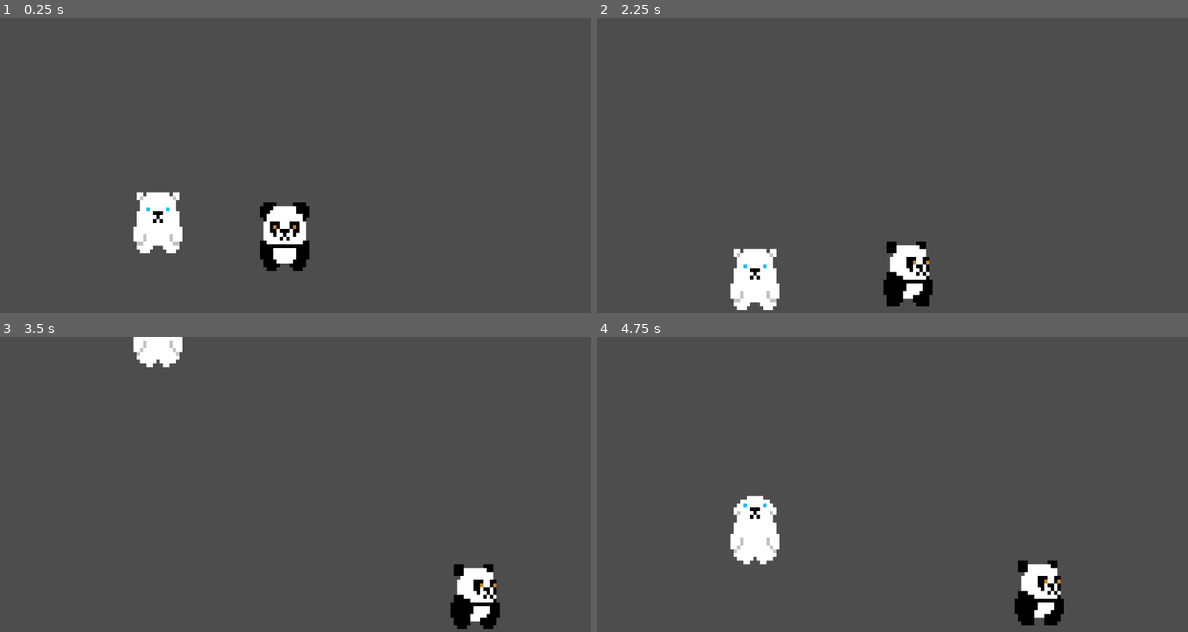
Above: before the commit, frames 1-4 (two rows, left to right).
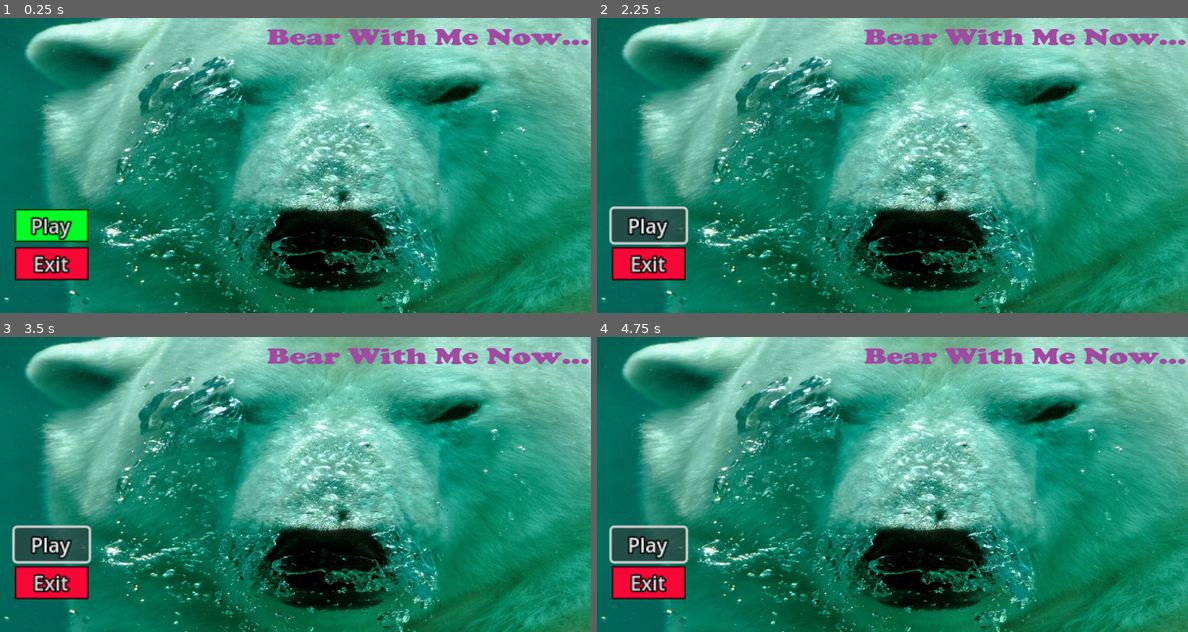
Above: after the commit, the same moments.

Repository: Braden-Kapp/Bear_With_Me_Now
Game: Godot game, scene res://scenes/main_menu.tscn
Same seed, same stepped clock (60 frames per second), same inputs: the game is played once before the commit and once after it. Before the commit the project starts from res://scenes/temp_main.tscn.
Inputs (mouse positions are in pixels of both pictures, inside the frame that each line leads up to):
- Up to frame 1 (0.25 s): no input
- Up to frame 2 (2.25 s): click (650, 224) at 0.5 s, where only the run after the commit has a clickable "Play"; click (650, 224) at 1.25 s, where only the run after the commit has a clickable "Play"; tap Enter at 2 s; hold D (rightPanda) from 2.03 s (still down); hold Q (grabPanda) from 2.03 s (still down)
- Up to frame 3 (3.5 s): keep holding D (rightPanda); tap K (bigjumpPolar) at 2.27, 3.02 s; release Q (grabPanda) at 2.78 s; tap Q (grabPanda) at 2.85 s
- Up to frame 4 (4.75 s): release D (rightPanda) at 3.53 s; hold A (leftPanda) 3.53-4.28 s; hold Q (grabPanda) 3.53-4.28 s; hold D (rightPanda) from 4.28 s (still down); tap Q (grabPanda) at 4.35 s; tap K (bigjumpPolar) at 4.52 s

The runs differ from the first frame. In frame 1, 100% of the frame differs, in the area x 0-100%, y 0-100%; in frame 2, 100%; in frame 3, 100%; in frame 4, 100%.

Commit message:
Finished the first half of menu
I just need to make the play button go to the first menu, or maybe Braden knows where it should go.

Diff:
--- a/project.godot
+++ b/project.godot
@@ -11,7 +11,7 @@
 [application]
 
 config/name="Bear With Me Now"
-run/main_scene="uid://crkvibnwu5r5a"
+run/main_scene="uid://d3yjlinpyndx4"
 config/features=PackedStringArray("4.4", "Forward Plus")
 config/icon="res://icon.svg"
 
--- /dev/null
+++ b/scenes/main_menu.gd
@@ -0,0 +1,5 @@
+extends Control
+
+
+func _on_exit_button_pressed():
+	get_tree().quit()
--- /dev/null
+++ b/scenes/main_menu.tscn
@@ -0,0 +1,74 @@
+[gd_scene load_steps=5 format=3 uid="uid://d3yjlinpyndx4"]
+
+[ext_resource type="Script" uid="uid://dwqg043wbui17" path="res://scenes/main_menu.gd" id="1_l6cm7"]
+[ext_resource type="Texture2D" uid="uid://djb7x2p7b8wb6" path="res://polar-bear-484515_1280.jpg" id="2_ekxnf"]
+
+[sub_resource type="StyleBoxFlat" id="StyleBoxFlat_ekxnf"]
+bg_color = Color(0, 1, 0.145098, 1)
+border_width_left = 2
+border_width_top = 2
+border_width_right = 2
+border_width_bottom = 2
+border_color = Color(0, 0, 0, 1)
+border_blend = true
+
+[sub_resource type="StyleBoxFlat" id="StyleBoxFlat_l6cm7"]
+bg_color = Color(0.972549, 0.027451, 0.211765, 1)
+border_width_left = 2
+border_width_top = 2
+border_width_right = 2
+border_width_bottom = 2
+border_color = Color(0, 0, 0, 1)
+border_blend = true
+
+[node name="MainMenu" type="Control"]
+layout_mode = 3
+anchors_preset = 15
+anchor_right = 1.0
+anchor_bottom = 1.0
+offset_left = 3.0
+offset_top = -8.0
+offset_right = -961.0
+offset_bottom = -480.0
+grow_horizontal = 2
+grow_vertical = 2
+scale = Vector2(3, 3)
+script = ExtResource("1_l6cm7")
+
+[node name="Background" type="TextureRect" parent="."]
+layout_mode = 0
+offset_left = -20.3333
+offset_top = -4.0
+offset_right = 484.667
+offset_bottom = 251.0
+texture = ExtResource("2_ekxnf")
+expand_mode = 1
+
+[node name="Center" type="CenterContainer" parent="."]
+layout_mode = 0
+offset_left = -199.0
+offset_top = 68.3333
+offset_right = 282.0
+offset_bottom = 308.333
+
+[node name="Buttons" type="VBoxContainer" parent="Center"]
+layout_mode = 2
+alignment = 1
+
+[node name="PlayButton" type="Button" parent="Center/Buttons"]
+layout_mode = 2
+theme_override_colors/font_outline_color = Color(0, 0, 0, 1)
+theme_override_constants/outline_size = 5
+theme_override_styles/normal = SubResource("StyleBoxFlat_ekxnf")
+text = "Play"
+
+[node name="ExitButton" type="Button" parent="Center/Buttons"]
+custom_minimum_size = Vector2(60, 0)
+layout_mode = 2
+theme_override_colors/font_outline_color = Color(0, 0, 0, 1)
+theme_override_constants/outline_size = 5
+theme_override_styles/normal = SubResource("StyleBoxFlat_l6cm7")
+text = "Exit
+"
+
+[connection signal="pressed" from="Center/Buttons/ExitButton" to="." method="_on_exit_button_pressed"]
Binary file added: polar-bear-484515_1280.jpg
Not shown, added: polar-bear-484515_1280.jpg.import
Not shown, added: scenes/main_menu.gd.uid
